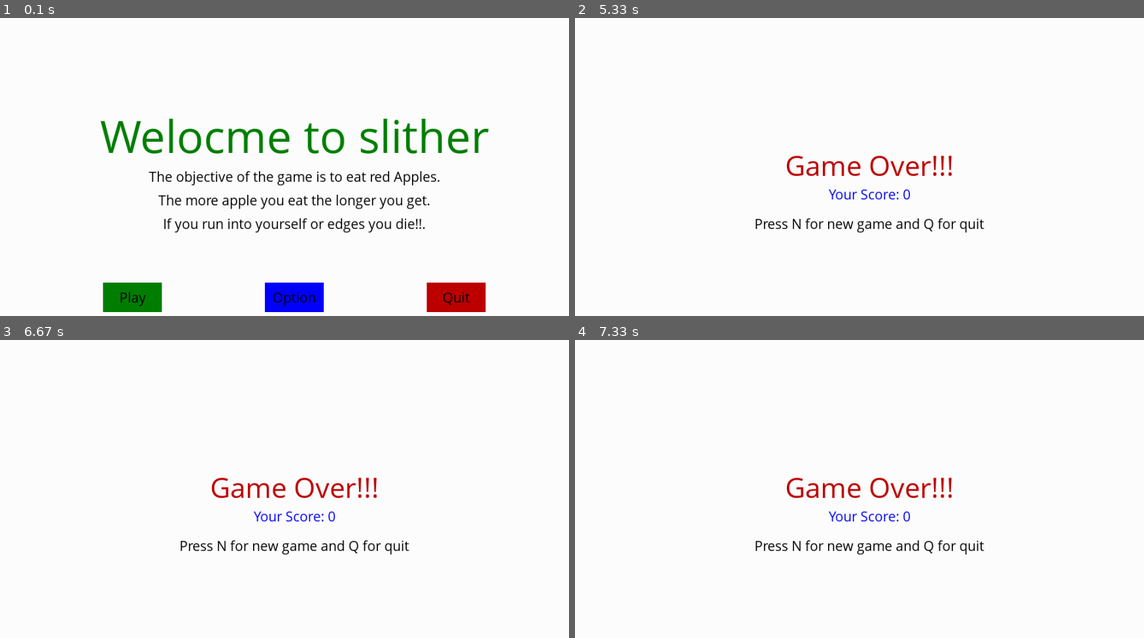
Above: before the commit, frames 1-4 (two rows, left to right).
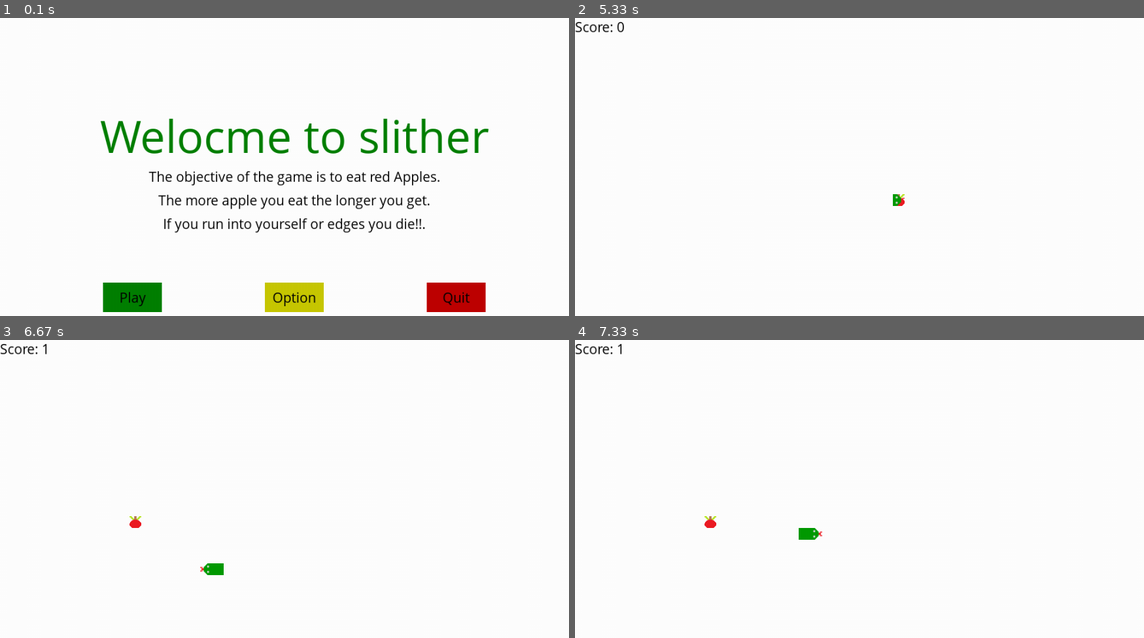
Above: after the commit, the same moments.

Repository: RIPTIDEKING/Snake_Pygame
Game: pygame game, started from MainGame.py
Two runs of this game, one before a commit and one after it. Both use one fixed random seed, a clock stepped at 60 frames per second and the inputs below.
Inputs (mouse positions are in pixels of both pictures, inside the frame that each line leads up to):
- Up to frame 1 (0.1 s): no input
- Up to frame 2 (5.33 s): click "Play" at 0.4 s; tap Enter at 0.67 s; hold Up 1.5-1.97 s; hold Right 2-2.47 s; hold Down 3.07-3.37 s; hold Left 3.4-3.8 s; hold Up 3.83-4.2 s; hold Right 4.23-4.87 s; click (774, 226) at 5.03 s, where only the run after the commit has a clickable "New Game"; hold Down from 5.3 s (still down)
- Up to frame 3 (6.67 s): move the mouse to (307, 396) at 5.33 s; release Down at 5.67 s; hold Left 5.7-6.17 s
- Up to frame 4 (7.33 s): hold Up 6.7-7 s; hold Right from 7.03 s (still down)

The runs differ from the first frame. In frame 1, 1.0% of the frame differs, in the area x 46-57%, y 88-99%; in frame 2, 1.7%; in frame 3, 1.8%, in the area x 0-72%, y 1-79%; in frame 4, 1.8%.

Commit message:
getting ready for game mods

Diff:
--- a/MainGame.py
+++ b/MainGame.py
@@ -84,7 +84,7 @@
 
     intro = [True]
     plBut = Button(gameDisplay,green,"Play",175,450,100,50,intro_play,(intro,))
-    opBtn = Button(gameDisplay,blue,"Option",450,450,100,50,None)
+    opBtn = Button(gameDisplay,yellow,"Option",450,450,100,50,None)
     qtBtn = Button(gameDisplay,red,"Quit",725,450,100,50,onC_quit)
     while intro[0]:
         for event in pygame.event.get():
@@ -162,7 +162,8 @@
     snake_length = 1
     #snakeList.append([display_width,display_height-block_size])
     #snakeList.append([display_width,display_height-(2*block_size)])
-
+    newGameBtn = Button(gameDisplay,blue,"New Game",266,330,150,50,newGame_over,[gameLoop,newGameStart],fade = 100)
+    quitBtn = Button(gameDisplay,red,"Quit",634,330,150,50,onC_quit)
     while not gameExit :
       #  event = pygame.event.get()
         score = int((snake_length-1))
@@ -171,7 +172,9 @@
             gameDisplay.fill(white)
             message_to_screen("Game Over!!!",red,y_displace = -50,size = "medium")
             message_to_screen("Your Score: {}".format(score),blue)
-            message_to_screen("Press N for new game and Q for quit",black,y_displace = 50)
+
+            newGameBtn.drawBtn()
+            quitBtn.drawBtn()
             pygame.display.update()
 
             for event in pygame.event.get() :
@@ -179,14 +182,6 @@
                 if event.type == pygame.QUIT:
                         gameExit = True
                         gameOver = False
-
-                if event.type == pygame.KEYDOWN:
-                    if event.key == pygame.K_q:
-                        gameOver = False
-                        gameExit = True
-                    elif event.key == pygame.K_n:
-                        gameLoop()
-                        newGameStart()
 
 
         for event in pygame.event.get():
--- a/button.py
+++ b/button.py
@@ -1,7 +1,6 @@
 from resorces_basic import *
 
 class Button:
-
 
     def __init__(self,gDisplay,color,msg,buttonX,buttonY,buttonWidth,buttonHeigth,onClicked,args=[],size="small",textColor = black,fade = 50):
 
--- a/resorces_basic.py
+++ b/resorces_basic.py
@@ -9,6 +9,7 @@
 black = (0,0,0)
 red = (190,0,0)
 green = (0,128,0)
+yellow = (200,200,0)
 l_green = (0,255,0)
 darkGreen = (0,155,0)
 blue = (0,0,255)
@@ -45,3 +46,7 @@
 
 def intro_play(intro):
     intro[0] = False
+
+def newGame_over(gameLoop,newGameStart):
+    gameLoop()
+    newGameStart()
